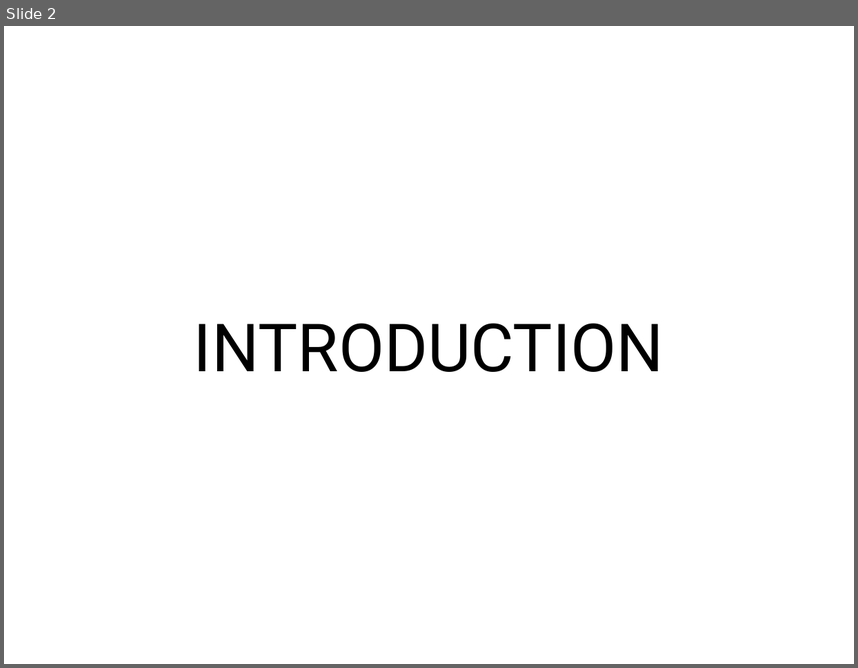
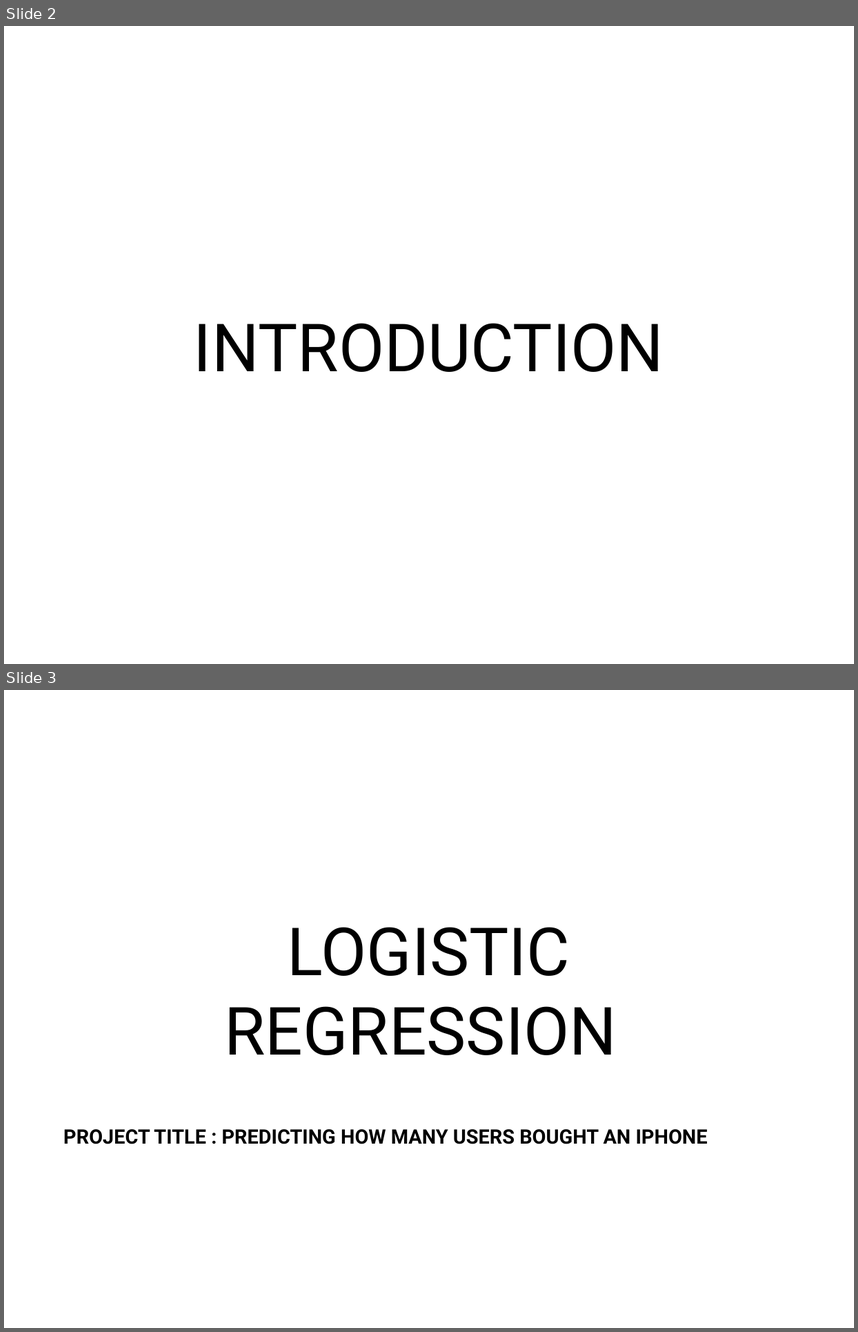
Before and after one commit to NidhxGupta/PESU-I-O-ML-PROJECT, a slide deck: PESU I:O ML PROJECT.pptx. Shown one above the other, each under a label of ours: slide 2 before the commit, slides 2 and 3 after it. The pictures are 858x668 and 858x1332 pixels, drawn with LibreOffice and Linux fonts; fonts in the diff are those of the drawing. Boxes give left, top, right and bottom in pixels: in the first picture for what was removed or moved away, otherwise in the second. Text is boxed around its words. In the diff, an @@ line names an element or a change of style, - is before the commit and + after.

```diff
--- a/PESU I:O ML PROJECT.pptx
+++ b/PESU I:O ML PROJECT.pptx
@@ slide 3 added at <box>4,690,854,1328</box>, background #FFFFFF @@
@@ title added at <box>224,927,616,1055</box>, 80 pt, text #000000 @@
+LOGISTIC REGRESSION
@@ text added at <box>63,1129,708,1144</box>, 24 pt, text #000000, bold @@
+PROJECT TITLE : PREDICTING HOW MANY USERS BOUGHT AN IPHONE
```
Also in this commit, not shown: 2 slides changed, 2 slides removed.
